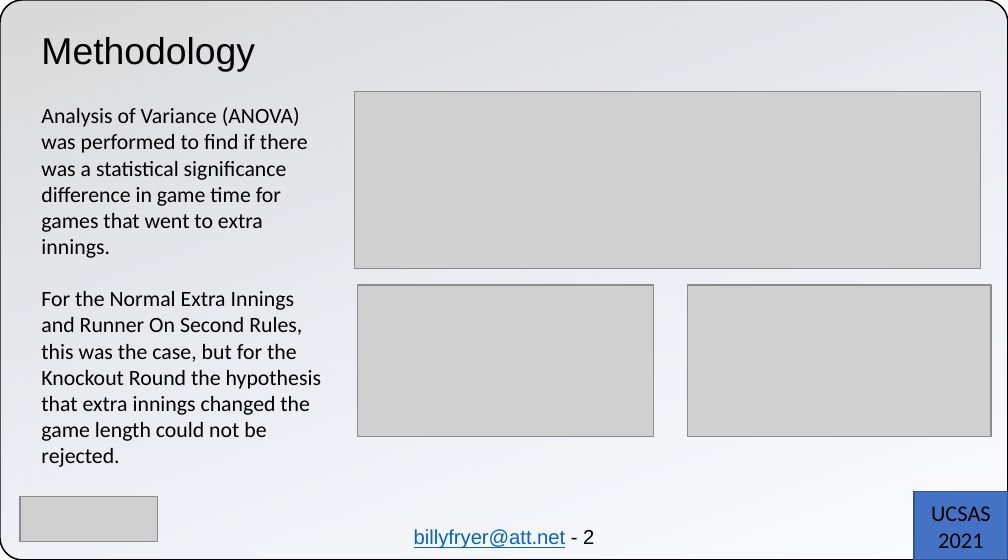
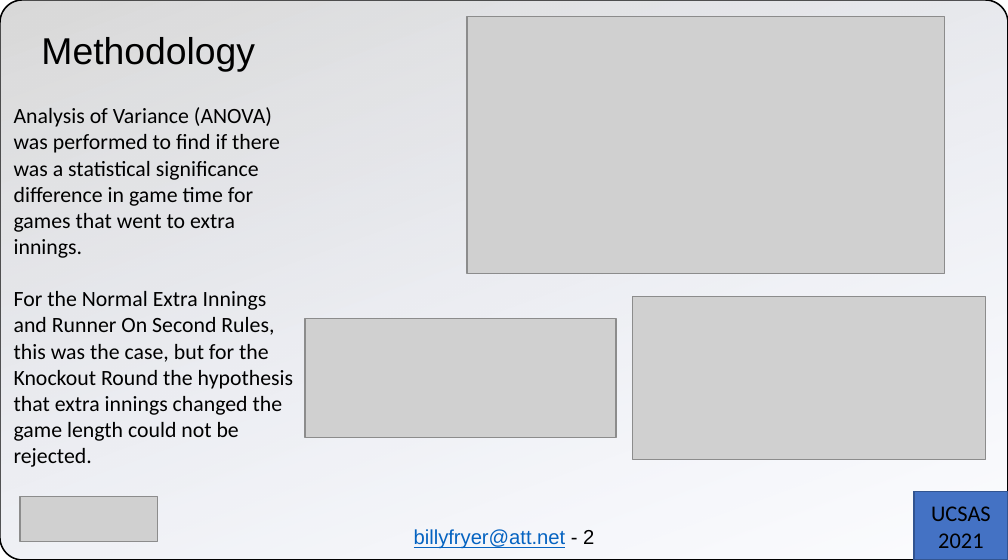
Before and after one commit to billyfryer/Pioneer-Project, a slide deck: slide 3 of UCSAS Slides.pptx. Drawn at 1008x560 pixels with LibreOffice and Linux fonts; fonts in the diff are those of the drawing; grey boxes stand for pictures. Boxes give left, top, right and bottom in pixels: in the first picture for what was removed or moved away, otherwise in the second. Text is boxed around its words. In the diff, an @@ line names an element or a change of style, - is before the commit and + after.

```diff
--- a/UCSAS Slides.pptx
+++ b/UCSAS Slides.pptx
@@ picture: place and size @@
-picture at [354,92,980,269]
+picture at [467,17,945,273]
@@ text "Analysis of Variance (ANOVA) was ...": place and size @@
-text "Analysis of Variance (ANOVA) was ..." at [41,107,322,467]
+text "Analysis of Variance (ANOVA) was ..." at [14,107,294,467]
@@ picture: place and size @@
-picture at [688,284,991,436]
+picture at [633,297,987,459]
@@ picture: place and size @@
-picture at [357,284,654,436]
+picture at [305,318,616,438]
```
Also in this commit, not shown: 1 other slide changed, 4 other files.
